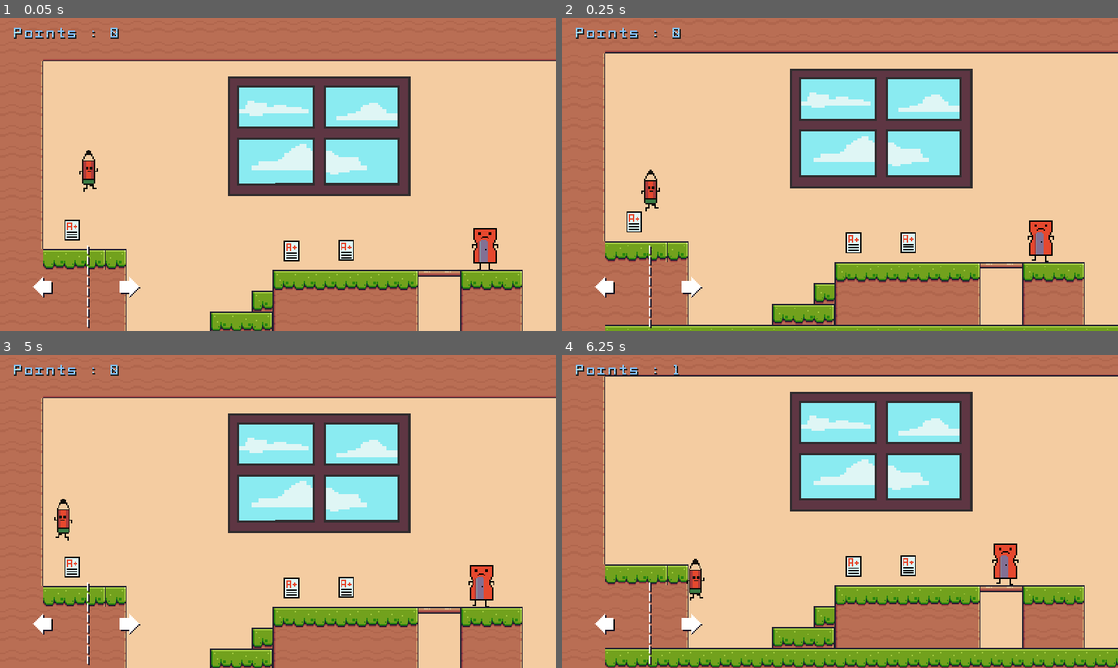
Above: before the commit, frames 1-4 (two rows, left to right).
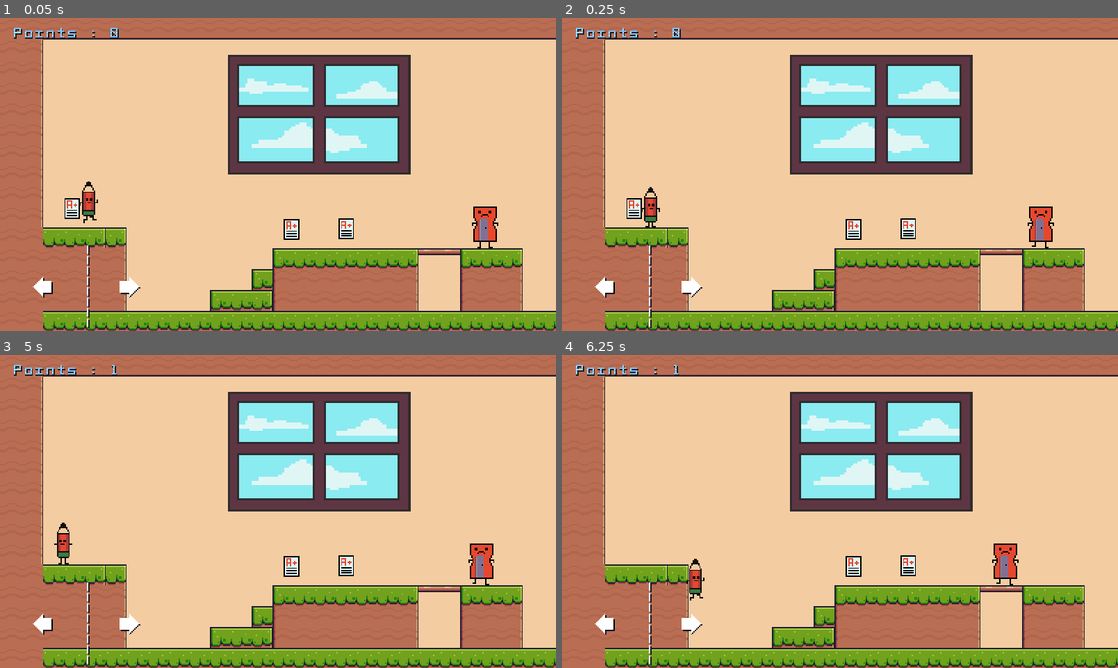
Above: after the commit, the same moments.

Repository: omrfrkkus/pencil_2d_platformer
Game: Godot game, scene res://scenes/levels/level1.tscn
The game is run twice, just before and just after one commit, with the same random seed, the same clock (stepped at 60 frames per second) and the same inputs. This scene is started directly instead of the project's main scene.
Inputs:
- Up to frame 1 (0.05 s): no input
- Up to frame 2 (0.25 s): no input
- Up to frame 3 (5 s): hold Right (right) 0.53-2.03 s; tap Space (jump) at 0.77, 1.52, 3.02, 3.77, 4.52 s; hold Left (left) 2.03-2.78 s; hold Right (right) 2.78-4.28 s; hold Left (left) from 4.28 s (still down)
- Up to frame 4 (6.25 s): release Left (left) at 5.03 s; hold Right (right) 5.03-5.78 s; hold Left (left) from 5.78 s (still down); tap Space (jump) at 6.02 s

The runs differ from the first frame. In frame 1, 32% of the frame differs, in the area x 7-100%, y 6-100%; in frame 2, 28%; in frame 3, 32%; in frame 4, nothing differs.

Commit message:
level selector added

Diff:
--- a/project.godot
+++ b/project.godot
@@ -11,7 +11,7 @@
 [application]
 
 config/name="Pencil"
-run/main_scene="res://scenes/main_menu.tscn"
+run/main_scene="res://scenes/menus/main_menu.tscn"
 config/features=PackedStringArray("4.2", "Mobile")
 config/icon="res://images/icon.svg"
 
--- a/scenes/levels/level1.tscn
+++ b/scenes/levels/level1.tscn
@@ -646,7 +646,7 @@
 layer_0/tile_data = PackedInt32Array(851968, 458752, 0, 851969, 458752, 0, 851970, 458752, 0, 851971, 458752, 0, 851972 …(6786 unchanged characters)…
 
 [node name="CharacterBody2D" parent="SceneObjects" instance=ExtResource("4_66qlp")]
-position = Vector2(104, 248)
+position = Vector2(104, 370)
 
 [node name="Camera2D" type="Camera2D" parent="SceneObjects/CharacterBody2D"]
 process_callback = 0
--- a/scenes/levels/level2.tscn
+++ b/scenes/levels/level2.tscn
@@ -6,7 +6,7 @@
 [ext_resource type="PackedScene" uid="uid://sjoim2ad2w0l" path="res://scenes/characters/main/main_character.tscn" id="4_dq6a2"]
 [ext_resource type="PackedScene" uid="uid://2fy3j6kohjum" path="res://scenes/collectible.tscn" id="5_elmpa"]
 [ext_resource type="PackedScene" uid="uid://bwlq3owfj8aag" path="res://scenes/finish.tscn" id="6_dr2sq"]
-[ext_resource type="PackedScene" uid="uid://v2eqgrmknqct" path="res://scenes/main_menu.tscn" id="7_bnrid"]
+[ext_resource type="PackedScene" uid="uid://v2eqgrmknqct" path="res://scenes/menus/main_menu.tscn" id="7_bnrid"]
 [ext_resource type="FontFile" uid="uid://to2inn4lww5g" path="res://font/CONCHARS.png" id="8_o7uhm"]
 [ext_resource type="PackedScene" uid="uid://dg6jrn3kk0vrv" path="res://UI/transitions.tscn" id="8_shvyg"]
 [ext_resource type="PackedScene" uid="uid://7mkwpdwagvjq" path="res://UI/pause_menu.tscn" id="9_3cbvs"]
--- a/scenes/main_menu.gd
+++ b/scenes/menus/level_selector.gd
@@ -6,9 +6,22 @@
 	pass # Replace with function body.
 
 
+# Called every frame. 'delta' is the elapsed time since the previous frame.
+func _process(delta):
+	pass
+
+
 func _on_level_1_pressed():
 	get_tree().change_scene_to_file("res://scenes/levels/level1.tscn")
 
 
 func _on_level_2_pressed():
 	get_tree().change_scene_to_file("res://scenes/levels/level2.tscn")
+
+
+func _on_level_3_pressed():
+	get_tree().change_scene_to_file("res://scenes/levels/level3.tscn")
+
+
+func _on_level_4_pressed():
+	get_tree().change_scene_to_file("res://scenes/levels/level4.tscn")
--- /dev/null
+++ b/scenes/menus/level_selector.tscn
@@ -0,0 +1,61 @@
+[gd_scene load_steps=7 format=3 uid="uid://i7f6b2345ia6"]
+
+[ext_resource type="Script" path="res://scenes/menus/level_selector.gd" id="1_wfwd8"]
+[ext_resource type="Texture2D" uid="uid://dxuvauedyxoly" path="res://images/background/Green.png" id="2_kth3g"]
+[ext_resource type="Texture2D" uid="uid://dqoevhdfucqql" path="res://images/levels/01.png" id="3_uo1gu"]
+[ext_resource type="Texture2D" uid="uid://d4csh7f6qyqts" path="res://images/levels/02.png" id="4_vms7e"]
+[ext_resource type="Texture2D" uid="uid://khoa3iuqb41y" path="res://images/levels/03.png" id="5_f58m8"]
+[ext_resource type="Texture2D" uid="uid://qi0nods6owy3" path="res://images/levels/04.png" id="6_x84dd"]
+
+[node name="LevelSelector" type="Node"]
+script = ExtResource("1_wfwd8")
+
+[node name="Background" type="TextureRect" parent="."]
+anchors_preset = 15
+anchor_right = 1.0
+anchor_bottom = 1.0
+grow_horizontal = 2
+grow_vertical = 2
+texture = ExtResource("2_kth3g")
+stretch_mode = 1
+
+[node name="level1" type="TextureButton" parent="."]
+offset_left = 160.0
+offset_top = 143.0
+offset_right = 200.0
+offset_bottom = 183.0
+scale = Vector2(3, 3)
+texture_normal = ExtResource("3_uo1gu")
+stretch_mode = 6
+
+[node name="level2" type="TextureButton" parent="."]
+offset_left = 160.0
+offset_top = 368.0
+offset_right = 200.0
+offset_bottom = 408.0
+scale = Vector2(3, 3)
+texture_normal = ExtResource("4_vms7e")
+stretch_mode = 6
+
+[node name="level3" type="TextureButton" parent="."]
+offset_left = 399.0
+offset_top = 369.0
+offset_right = 439.0
+offset_bottom = 409.0
+scale = Vector2(3, 3)
+texture_normal = ExtResource("5_f58m8")
+stretch_mode = 6
+
+[node name="level4" type="TextureButton" parent="."]
+offset_left = 396.0
+offset_top = 147.0
+offset_right = 436.0
+offset_bottom = 187.0
+scale = Vector2(3, 3)
+texture_normal = ExtResource("6_x84dd")
+stretch_mode = 6
+
+[connection signal="pressed" from="level1" to="." method="_on_level_1_pressed"]
+[connection signal="pressed" from="level2" to="." method="_on_level_2_pressed"]
+[connection signal="pressed" from="level3" to="." method="_on_level_3_pressed"]
+[connection signal="pressed" from="level4" to="." method="_on_level_4_pressed"]
--- /dev/null
+++ b/scenes/menus/main_menu.gd
@@ -0,0 +1,9 @@
+extends Node
+
+
+# Called when the node enters the scene tree for the first time.
+func _ready():
+	pass # Replace with function body.
+
+func _on_start_pressed():
+	get_tree().change_scene_to_file("res://scenes/menus/level_selector.tscn")
--- a/scenes/main_menu.tscn
+++ b/scenes/menus/main_menu.tscn
@@ -1,6 +1,6 @@
 [gd_scene load_steps=10 format=3 uid="uid://v2eqgrmknqct"]
 
-[ext_resource type="Script" path="res://scenes/main_menu.gd" id="1_2e6ct"]
+[ext_resource type="Script" path="res://scenes/menus/main_menu.gd" id="1_2e6ct"]
 [ext_resource type="Texture2D" uid="uid://dxuvauedyxoly" path="res://images/background/Green.png" id="1_h86sf"]
 [ext_resource type="FontFile" uid="uid://to2inn4lww5g" path="res://font/CONCHARS.png" id="4_f3km1"]
 [ext_resource type="Texture2D" uid="uid://cy0cev8cbblob" path="res://images/pencil_idle-96x32.png" id="4_m8t4o"]
@@ -47,7 +47,7 @@
 texture = ExtResource("1_h86sf")
 stretch_mode = 1
 
-[node name="level1" type="Button" parent="."]
+[node name="start" type="Button" parent="."]
 visibility_layer = 0
 anchors_preset = 15
 anchor_right = 1.0
@@ -108,4 +108,5 @@
 autoplay = "default"
 frame_progress = 0.219591
 
-[connection signal="pressed" from="level1" to="." method="_on_level_1_pressed"]
+[connection signal="pressed" from="start" to="." method="_on_level_1_pressed"]
+[connection signal="pressed" from="start" to="." method="_on_start_pressed"]
Binary file added: images/levels/01.png
Not shown, added: images/levels/01.png.import
Binary file added: images/levels/02.png
Not shown, added: images/levels/02.png.import
Binary file added: images/levels/03.png
Not shown, added: images/levels/03.png.import
Binary file added: images/levels/04.png
Not shown, added: images/levels/04.png.import
Binary file added: images/levels/05.png
Not shown, added: images/levels/05.png.import
Binary file added: images/levels/06.png
Not shown, added: images/levels/06.png.import
(and 88 more such lines)
